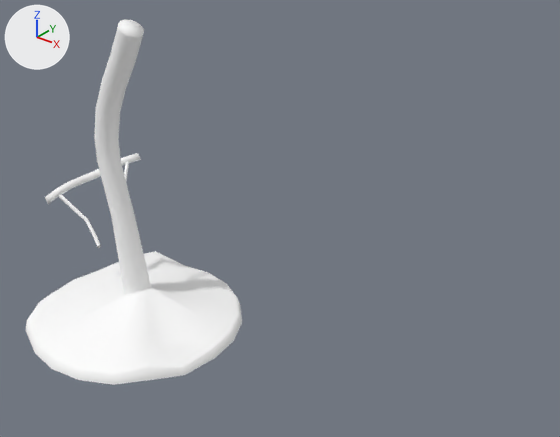
One commit to the FBX model GGJ2019/Assets/Models/Downloaded Assets/kitchen props/models/stool_broken.fbx: the scene before it, then after it.
The view is the same before and after, from a camera (50 mm lens) standing at (0.832, -0.677, 0.687) and looking at (0.195, 0.119, 0.193). Lighting does not change. The marker at upper left points along +X, +Y and +Z. Where no turn or scale is listed for an object, it has been applied to the vertices.

The scene before the commit, as lines of its bpy script (objects in view):
```python
me_stool = bpy.data.meshes.new('stool')
me_stool.from_pydata(...)  # 470 vertices, 423 faces; spans x -0.167..0.167, y -0.167..0.167, z -0.003..0.477
me_stool.materials.append(mat_breakfast_bar)  # white #ffffff
ob_stool = bpy.data.objects.new('stool', me_stool)
ob_stool.location = (0.0, 0.0, 0.0)
```
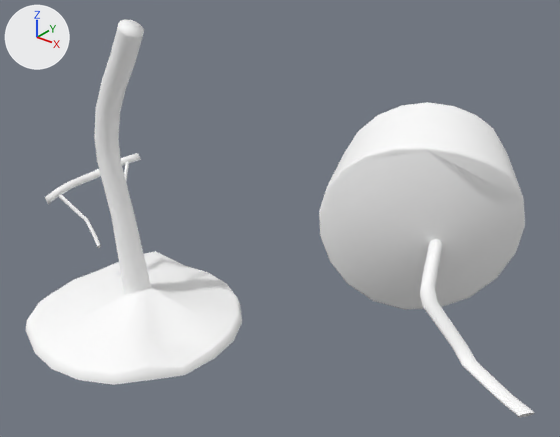
Pixel boxes (x1, y1, x2, y2) of what changed, in the pictures (560 x 437 px):
'stool.001', added
    after: (319, 102, 534, 417)

Edits to the bpy script that builds the scene:
```text
Add me_stool_001:
    me_stool_001.from_pydata(...)  # 320 vertices, 282 faces; spans x -0.235..0.215, y -0.153..0.185, z -0.115..0.201
    me_stool_001.materials.append(mat_breakfast_bar)  # white #ffffff
Add ob_stool_001:
    ob_stool_001 = bpy.data.objects.new('stool.001', me_stool_001)
    ob_stool_001.location = (0.373, 0.299, 0.117)
```
